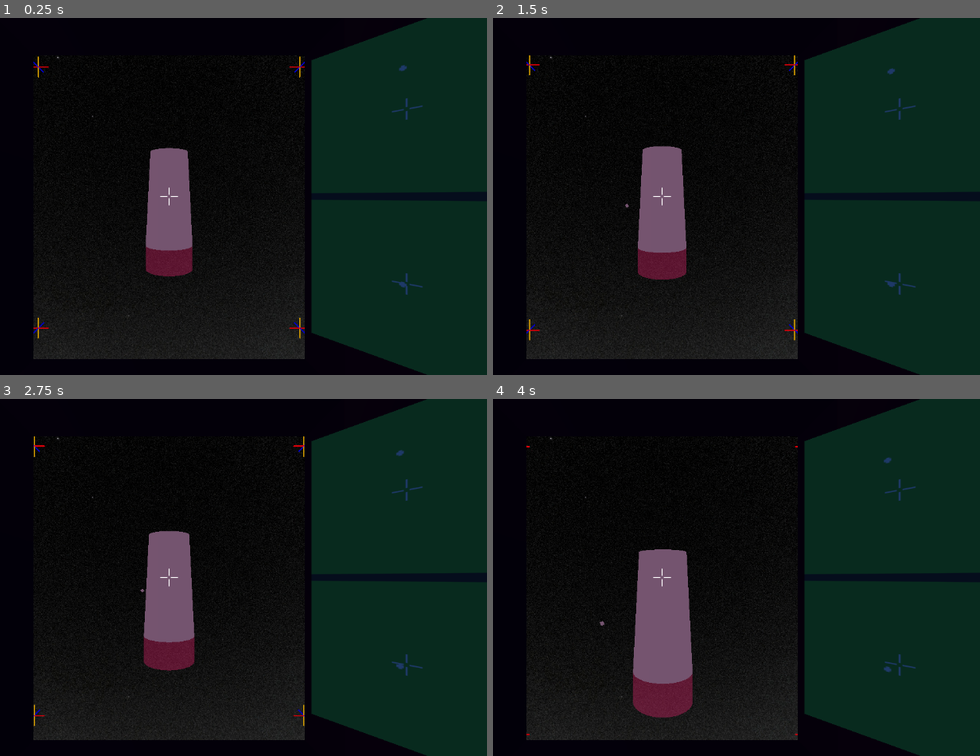
Above: before the commit, frames 1-4 (two rows, left to right).
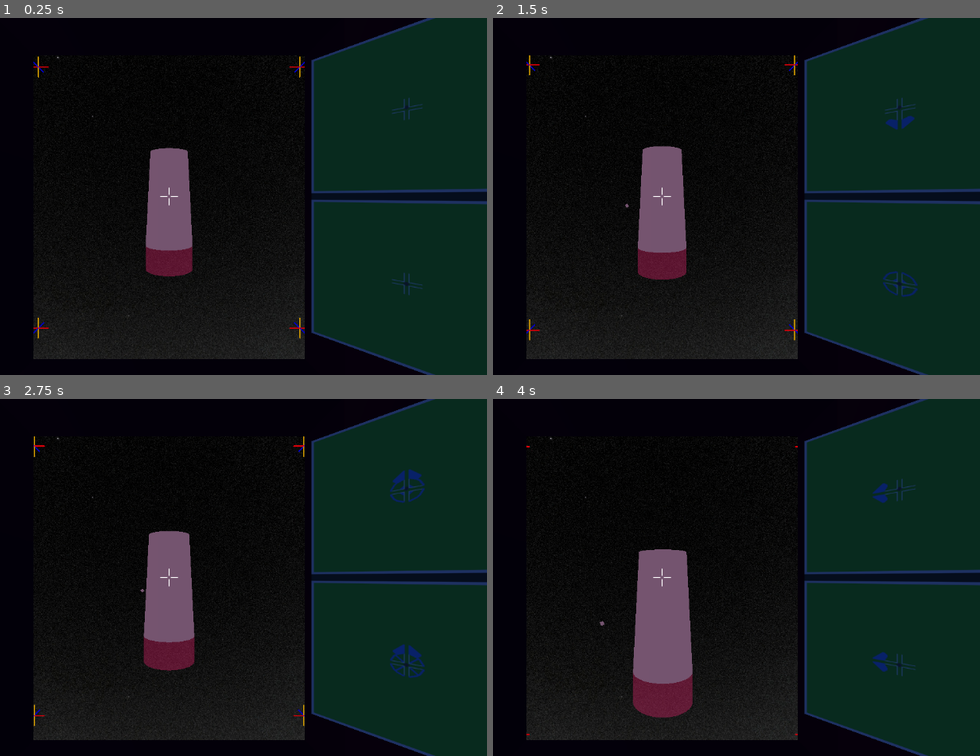
Above: after the commit, the same moments.

Repository: Wake1st/SpaceFlyer
Game: Godot game, scene res://level/space.tscn
The game is run twice, just before and just after one commit, with the same random seed, the same clock (stepped at 60 frames per second) and the same inputs.
Inputs:
- Up to frame 1 (0.25 s): no input
- Up to frame 2 (1.5 s): tap Enter at 0.5 s; hold W (forward) 0.53-1.28 s; hold A (yaw) 0.53-1.28 s; tap F (action) at 0.6 s; hold S (backward) from 1.28 s (still down); tap A (yaw) at 1.35 s
- Up to frame 3 (2.75 s): tap F (action) at 1.55 s; tap R (reset_level) at 2 s; release S (backward) at 2.03 s; hold W (forward) from 2.03 s (still down); hold Keypad 8 (a-pitch) from 2.03 s (still down); tap A (yaw) at 2.3 s
- Up to frame 4 (4 s): release Keypad 8 (a-pitch) at 2.78 s; tap Keypad 6 (a-roll) at 2.85 s; tap F (action) at 3.05 s; release W (forward) at 3.53 s; hold Keypad 4 (left) from 3.53 s (still down); hold D (a_yaw) from 3.53 s (still down); tap A (yaw) at 3.8 s

The runs differ from the first frame. In frame 1, 1.6% of the frame differs, in the area x 63-100%, y 0-100%; in frame 2, 1.8%; in frame 3, 2.0%; in frame 4, 1.8%.

Commit message:
Update/radar thrust inputs (#11)
* WIP - not drawing all things; needs new sprites

* better assets

* small tweaks

* more tweaks - still wont draw on all screens

* working!

* better feedback

Diff:
--- a/hardware/radar_panel/radar_background.tres
+++ b/hardware/radar_panel/radar_background.tres
@@ -2,3 +2,9 @@
 
 [resource]
 bg_color = Color(0.392157, 0.756863, 0.309804, 1)
+border_width_left = 4
+border_width_top = 4
+border_width_right = 4
+border_width_bottom = 4
+border_color = Color(0.984314, 0.862745, 0.945098, 1)
+anti_aliasing = false
--- a/hardware/radar_panel/radar_panel.gd
+++ b/hardware/radar_panel/radar_panel.gd
@@ -1,9 +1,11 @@
 extends Node3D
 
 
-@export var ping:Sprite2D
-@export var scanningDistance = 400
-@export var innerBorder = 10
+@export var controlsCapture:Node
+@export var scanningDistance = 10000
+@export var innerBorder = 6
+
+var ping:Sprite2D
 var pingScale
 
 var XYWindow:Panel
@@ -15,13 +17,26 @@
 var xzFlip:Vector2 = Vector2(1, 1)
 var zyFlip:Vector2 = Vector2(-1,-1)
 
+var thrustUp:Sprite2D
+var thrustDown:Sprite2D
+var thrustRight:Sprite2D
+var thrustLeft:Sprite2D
+var thrustTowards:Sprite2D
+var thrustAway:Sprite2D
+
+var pitchPos:Sprite2D
+var pitchNeg:Sprite2D
+var rollPos:Sprite2D
+var rollNeg:Sprite2D
+var yawPos:Sprite2D
+var yawNeg:Sprite2D
+
+var pingCoords:Array[RadarCoord]
+
 
 func _ready():
 	screen_to_device()
-
-	XYWindow = $Screen/Node2D/XYScan
-	XZWindow = $Screen/Node2D/XZScan
-	ZYWindow = $Screen/Node2D/ZYScan
+	reference_capture()
 
 	pingScale = XYWindow.size.x / scanningDistance
 	windowCenter = Vector2(XYWindow.size.x / 2, XYWindow.size.y / 2)
@@ -29,8 +44,8 @@
 
 func screen_to_device():
 	# Clear the viewport
-	var viewport = $Screen
-	$Screen.set_clear_mode(SubViewport.CLEAR_MODE_ONCE)
+	var viewport = %Screen
+	%Screen.set_clear_mode(SubViewport.CLEAR_MODE_ONCE)
 
 	# Let two frames pass to make sure the vieport is captured.
 	await get_tree().process_frame
@@ -40,25 +55,113 @@
 	$Device.material_override.albedo_texture = viewport.get_texture()
 
 
-func _on_radar_antena_received_item_coords(coords:Array[RadarCoord]):
-	remove_all_children(XYWindow)
-	remove_all_children(XZWindow)
-	remove_all_children(ZYWindow)
+func reference_capture():
+	ping = %Screen/References/RadarPing
 
-	for coord in coords:
-#		print("coords: ", coord.xy, coord.xz, coord.zy)
-		add_ping(XYWindow, coord.xy, xyFlip)
-		add_ping(XZWindow, coord.xz, xzFlip)
-		add_ping(ZYWindow, coord.zy, zyFlip)
+	XYWindow = %Screen/Active/XYScan
+	XZWindow = %Screen/Active/XZScan
+	ZYWindow = %Screen/Active/ZYScan
+
+	thrustUp = %Screen/References/ThrustUp
+	thrustDown = %Screen/References/ThrustDown
+	thrustRight = %Screen/References/ThrustRight
+	thrustLeft = %Screen/References/ThrustLeft
+	thrustTowards = %Screen/References/ThrustTowards
+	thrustAway = %Screen/References/ThrustAway
+
+	pitchPos = %Screen/References/PitchPos
+	pitchNeg = %Screen/References/PitchNeg
+	rollPos = %Screen/References/RollPos
+	rollNeg = %Screen/References/RollNeg
+	yawPos = %Screen/References/YawPos
+	yawNeg = %Screen/References/YawNeg
 
 
-func remove_all_children(window:Panel):
+func draw_radar(controls:Controls):
+	clear_window(XYWindow)
+	clear_window(XZWindow)
+	clear_window(ZYWindow)
+
+	draw_thrusts(controls.direction)
+	draw_rotations(controls.rotation)
+
+	draw_items()
+
+
+func clear_window(window:Panel):
 	for child in window.get_children():
 		window.remove_child(child)
 		child.queue_free()
 
 
-func add_ping(window:Panel, pos:Vector2, flip:Vector2):
+func draw_thrusts(dir:Vector3):
+	if dir.x > 0:
+		draw_motion(XZWindow,thrustRight)
+		draw_motion(XYWindow,thrustRight)
+		draw_motion(ZYWindow,thrustTowards)
+	if dir.x < 0:
+		draw_motion(XZWindow,thrustLeft)
+		draw_motion(XYWindow,thrustLeft)
+		draw_motion(ZYWindow,thrustAway)
+	if dir.y > 0:
+		draw_motion(XZWindow,thrustTowards)
+		draw_motion(XYWindow,thrustUp)
+		draw_motion(ZYWindow,thrustUp)
+	if dir.y < 0:
+		draw_motion(XZWindow,thrustAway)
+		draw_motion(XYWindow,thrustDown)
+		draw_motion(ZYWindow,thrustDown)
+	if dir.z > 0:
+		draw_motion(XZWindow,thrustDown)
+		draw_motion(XYWindow,thrustTowards)
+		draw_motion(ZYWindow,thrustLeft)
+	if dir.z < 0:
+		draw_motion(XZWindow,thrustUp)
+		draw_motion(XYWindow,thrustAway)
+		draw_motion(ZYWindow,thrustRight)
+
+
+func draw_rotations(rot:Vector3):
+	if rot.x > 0:
+		draw_motion(XZWindow,pitchNeg)
+		draw_motion(XYWindow,pitchNeg)
+		draw_motion(ZYWindow,rollPos)
+	if rot.x < 0:
+		draw_motion(XZWindow,pitchPos)
+		draw_motion(XYWindow,pitchPos)
+		draw_motion(ZYWindow,rollNeg)
+	if rot.y > 0:
+		draw_motion(XZWindow,rollPos)
+		draw_motion(XYWindow,yawPos)
+		draw_motion(ZYWindow,yawPos)
+	if rot.y < 0:
+		draw_motion(XZWindow,rollNeg)
+		draw_motion(XYWindow,yawNeg)
+		draw_motion(ZYWindow,yawNeg)
+	if rot.z > 0:
+		draw_motion(XZWindow,yawPos)
+		draw_motion(XYWindow,rollPos)
+		draw_motion(ZYWindow,pitchNeg)
+	if rot.z < 0:
+		draw_motion(XZWindow,yawNeg)
+		draw_motion(XYWindow,rollNeg)
+		draw_motion(ZYWindow,pitchPos)
+
+
+func draw_motion(window:Panel, sprite:Sprite2D):
+	var s = sprite.duplicate()
+	s.position = Vector2(window.size.x/2, window.size.y/2)
+	window.add_child(s)
+
+
+func draw_items():
+	for coord in pingCoords:
+		draw_ping(XYWindow, coord.xy, xyFlip)
+		draw_ping(XZWindow, coord.xz, xzFlip)
+		draw_ping(ZYWindow, coord.zy, zyFlip)
+
+
+func draw_ping(window:Panel, pos:Vector2, flip:Vector2):
 	var p = ping.duplicate()
 	var t = Vector2(
 		flip.x * pos.x,
@@ -76,6 +179,9 @@
 		window.size.y - innerBorder,
 	)
 
-	p.transform[2] = Vector2(clampHorizontal, clampVertical)
-#	print("screen coords: ", clampHorizontal, ' | ', clampVertical, t)
+	p.position = Vector2(clampHorizontal, clampVertical)
 	window.add_child(p)
+
+
+func _on_radar_antena_received_item_coords(coords:Array[RadarCoord]):
+	pingCoords = coords
--- a/hardware/radar_panel/radar_panel.tscn
+++ b/hardware/radar_panel/radar_panel.tscn
@@ -1,30 +1,44 @@
-[gd_scene load_steps=7 format=3 uid="uid://b83qk7bj3abn"]
+[gd_scene load_steps=12 format=3 uid="uid://b83qk7bj3abn"]
 
 [ext_resource type="Script" path="res://hardware/radar_panel/radar_panel.gd" id="1_4tnm2"]
-[ext_resource type="PackedScene" path="res://hardware/radar_panel/radar_ping.tscn" id="2_7ai4k"]
+[ext_resource type="Texture2D" uid="uid://goxtvblbu1f2" path="res://hardware/radar_panel/assets/radar-center.png" id="3_bj0be"]
 [ext_resource type="StyleBox" uid="uid://dr0e5uu6j0akk" path="res://hardware/radar_panel/radar_background.tres" id="3_wh8w6"]
-[ext_resource type="Texture2D" uid="uid://b5gynx17roc8" path="res://ui/aim retical.png" id="4_1peoe"]
+[ext_resource type="Texture2D" uid="uid://gctmrua75bu4" path="res://hardware/radar_panel/assets/ping.png" id="5_y18qg"]
+[ext_resource type="Texture2D" uid="uid://djuqigy1exkwc" path="res://hardware/radar_panel/assets/thrust-up.png" id="6_36iww"]
+[ext_resource type="Texture2D" uid="uid://ci3mha1t1pyhm" path="res://hardware/radar_panel/assets/thrust-towards.png" id="7_r0umt"]
+[ext_resource type="Texture2D" uid="uid://bjihdejwr3mbm" path="res://hardware/radar_panel/assets/thrust-away.png" id="8_u45e5"]
+[ext_resource type="Texture2D" uid="uid://boma4iqiehv1g" path="res://hardware/radar_panel/assets/rotate-forward.png" id="9_mxnll"]
+[ext_resource type="Texture2D" uid="uid://b1m5ixqx8nvvj" path="res://hardware/radar_panel/assets/rotate-ccw.png" id="11_daio2"]
 
 [sub_resource type="StandardMaterial3D" id="StandardMaterial3D_185hk"]
 albedo_color = Color(0.152941, 0.380392, 0.509804, 0.588235)
 
 [sub_resource type="QuadMesh" id="QuadMesh_yedgm"]
 
-[node name="RadarPanel" type="Node3D" node_paths=PackedStringArray("ping")]
+[node name="RadarPanel" type="Node3D"]
 script = ExtResource("1_4tnm2")
-ping = NodePath("Screen/Node2D/RadarPing")
 
 [node name="Device" type="MeshInstance3D" parent="."]
 material_override = SubResource("StandardMaterial3D_185hk")
 mesh = SubResource("QuadMesh_yedgm")
 
 [node name="Screen" type="SubViewport" parent="."]
+unique_name_in_owner = true
 
-[node name="Node2D" type="Node2D" parent="Screen"]
+[node name="Active" type="Node2D" parent="Screen"]
 
-[node name="RadarPing" parent="Screen/Node2D" instance=ExtResource("2_7ai4k")]
+[node name="XZScan" type="Panel" parent="Screen/Active"]
+offset_right = 250.0
+offset_bottom = 250.0
+theme_override_styles/panel = ExtResource("3_wh8w6")
+metadata/_edit_use_anchors_ = true
 
-[node name="XYScan" type="Panel" parent="Screen/Node2D"]
+[node name="XZCenter" type="Sprite2D" parent="Screen/Active"]
+z_index = 100
+position = Vector2(125, 125)
+texture = ExtResource("3_bj0be")
+
+[node name="XYScan" type="Panel" parent="Screen/Active"]
 anchors_preset = 2
 anchor_top = 1.0
 anchor_bottom = 1.0
@@ -35,24 +49,12 @@
 theme_override_styles/panel = ExtResource("3_wh8w6")
 metadata/_edit_use_anchors_ = true
 
-[node name="XYCenter" type="Sprite2D" parent="Screen/Node2D"]
+[node name="XYCenter" type="Sprite2D" parent="Screen/Active"]
 z_index = 100
 position = Vector2(125, 387)
-texture = ExtResource("4_1peoe")
+texture = ExtResource("3_bj0be")
 
-[node name="XZScan" type="Panel" parent="Screen/Node2D"]
-offset_right = 250.0
-offset_bottom = 250.0
-theme_override_styles/panel = ExtResource("3_wh8w6")
-metadata/_edit_use_anchors_ = true
-
-[node name="XZCenter" type="Sprite2D" parent="Screen/Node2D"]
-z_index = 100
-position = Vector2(387, 387)
-texture = ExtResource("4_1peoe")
-
-[node name="ZYScan" type="Panel" parent="Screen/Node2D"]
-layout_direction = 1
+[node name="ZYScan" type="Panel" parent="Screen/Active"]
 anchors_preset = 3
 anchor_left = 1.0
 anchor_top = 1.0
@@ -67,16 +69,75 @@
 theme_override_styles/panel = ExtResource("3_wh8w6")
 metadata/_edit_use_anchors_ = true
 
-[node name="ZYCenter" type="Sprite2D" parent="Screen/Node2D"]
+[node name="ZYCenter" type="Sprite2D" parent="Screen/Active"]
 z_index = 100
-position = Vector2(125, 125)
-texture = ExtResource("4_1peoe")
+position = Vector2(387, 387)
+texture = ExtResource("3_bj0be")
 
-[node name="Control" type="Control" parent="Screen"]
+[node name="References" type="Control" parent="Screen"]
+visible = false
 custom_minimum_size = Vector2(10, 10)
 layout_mode = 3
 anchors_preset = 0
 offset_right = 40.0
 offset_bottom = 40.0
 
+[node name="RadarPing" type="Sprite2D" parent="Screen/References"]
+texture = ExtResource("5_y18qg")
+
+[node name="ThrustUp" type="Sprite2D" parent="Screen/References"]
+z_index = 10
+texture = ExtResource("6_36iww")
+
+[node name="ThrustTowards" type="Sprite2D" parent="Screen/References"]
+z_index = 10
+texture = ExtResource("7_r0umt")
+
+[node name="ThrustAway" type="Sprite2D" parent="Screen/References"]
+z_index = 10
+texture = ExtResource("8_u45e5")
+
+[node name="ThrustRight" type="Sprite2D" parent="Screen/References"]
+z_index = 10
+rotation = 1.5708
+texture = ExtResource("6_36iww")
+
+[node name="ThrustLeft" type="Sprite2D" parent="Screen/References"]
+z_index = 10
+rotation = -1.5708
+texture = ExtResource("6_36iww")
+
+[node name="ThrustDown" type="Sprite2D" parent="Screen/References"]
+z_index = 10
+texture = ExtResource("6_36iww")
+flip_v = true
+
+[node name="PitchPos" type="Sprite2D" parent="Screen/References"]
+z_index = 10
+texture = ExtResource("9_mxnll")
+flip_v = true
+
+[node name="PitchNeg" type="Sprite2D" parent="Screen/References"]
+z_index = 10
+texture = ExtResource("9_mxnll")
+
+[node name="YawPos" type="Sprite2D" parent="Screen/References"]
+z_index = 10
+rotation = -1.5708
+texture = ExtResource("9_mxnll")
+
+[node name="YawNeg" type="Sprite2D" parent="Screen/References"]
+z_index = 10
+rotation = 1.5708
+texture = ExtResource("9_mxnll")
+
+[node name="RollPos" type="Sprite2D" parent="Screen/References"]
+z_index = 10
+texture = ExtResource("11_daio2")
+
+[node name="RollNeg" type="Sprite2D" parent="Screen/References"]
+z_index = 10
+texture = ExtResource("11_daio2")
+flip_h = true
+
 [node name="CanvasLayer" type="CanvasLayer" parent="Screen"]
--- a/hardware/radar_panel/radar_ping.tscn
+++ /dev/null
@@ -1,6 +0,0 @@
-[gd_scene load_steps=2 format=3]
-
-[ext_resource type="Texture2D" uid="uid://cbthb8un51jqo" path="res://hardware/radar_panel/ball.png" id="1_6fxnx"]
-
-[node name="RadarPing" type="Sprite2D"]
-texture = ExtResource("1_6fxnx")
--- a/vehicle/vehicle.gd
+++ b/vehicle/vehicle.gd
@@ -35,6 +35,8 @@
 		grab(controls)
 
 	look_around(controls.lookDirection)
+
+	%Hardware/RadarPanel.draw_radar(controls)
 
 
 func motion(controls:Controls):
--- a/vehicle/vehicle.tscn
+++ b/vehicle/vehicle.tscn
@@ -84,8 +84,9 @@
 [node name="Hardware" type="Node3D" parent="."]
 unique_name_in_owner = true
 
-[node name="RadarPanel" parent="Hardware" instance=ExtResource("6_71dma")]
+[node name="RadarPanel" parent="Hardware" node_paths=PackedStringArray("controlsCapture") instance=ExtResource("6_71dma")]
 transform = Transform3D(0.565685, 0, -0.565685, 0, 0.8, 0, 0.565685, 0, 0.565685, 0.7, 0.9, -0.4)
+controlsCapture = NodePath("../../Controls")
 
 [node name="RadarAntena" parent="Hardware" instance=ExtResource("6_wi107")]
 transform = Transform3D(1, 0, 0, 0, 1, 0, 0, 0, 1, 0, 2, 0)
Binary file added: hardware/radar_panel/assets/ping.png
Not shown, added: hardware/radar_panel/assets/ping.png.import
Binary file added: hardware/radar_panel/assets/radar-center.png
Not shown, changed: hardware/radar_panel/assets/radar-center.png.import
Binary file added: hardware/radar_panel/assets/rotate-ccw.png
Not shown, added: hardware/radar_panel/assets/rotate-ccw.png.import
Binary file added: hardware/radar_panel/assets/rotate-forward.png
Not shown, added: hardware/radar_panel/assets/rotate-forward.png.import
Binary file added: hardware/radar_panel/assets/thrust-away.png
Not shown, added: hardware/radar_panel/assets/thrust-away.png.import
Binary file added: hardware/radar_panel/assets/thrust-towards.png
Not shown, added: hardware/radar_panel/assets/thrust-towards.png.import
(and 3 more such lines)
